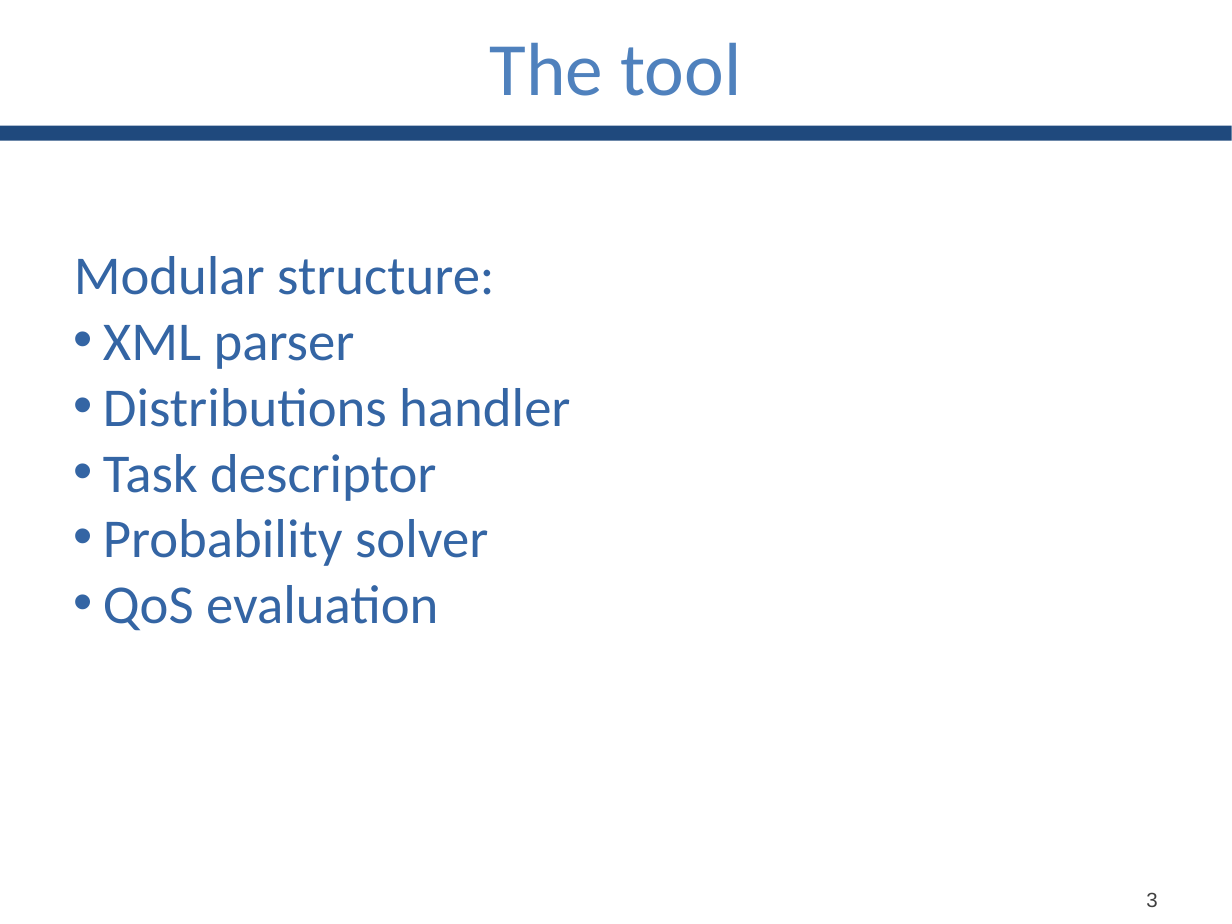
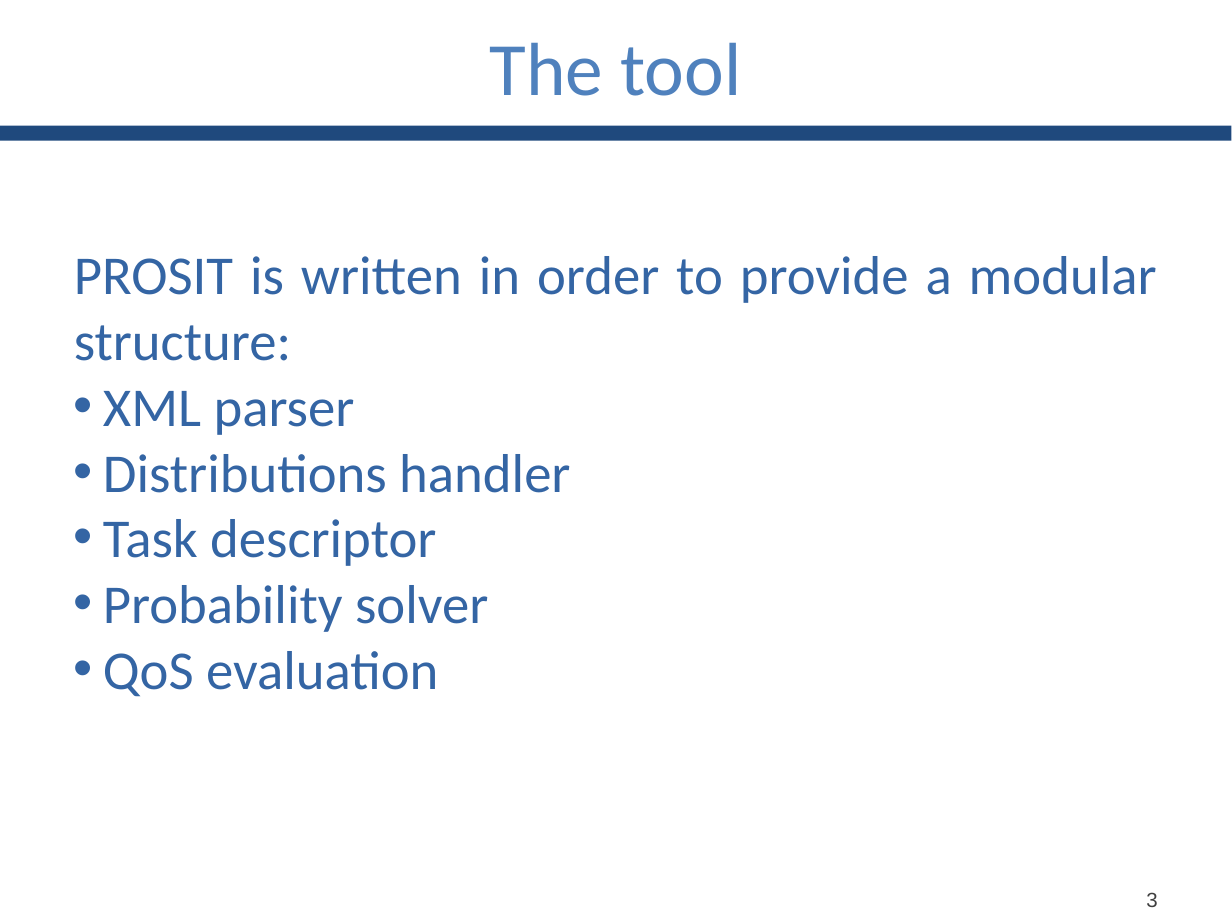
Before and after one commit to GianlucaBortoli/bachelorThesis, a slide deck: slide 7 of slides/slides.pptx. Drawn at 1232x924 pixels with LibreOffice and Linux fonts; fonts in the diff are those of the drawing. Boxes give left, top, right and bottom in pixels: in the first picture for what was removed or moved away, otherwise in the second. Text is boxed around its words. In the diff, an @@ line names an element or a change of style, - is before the commit and + after.

```diff
--- a/slides/slides.pptx
+++ b/slides/slides.pptx
@@ text at (74, 256, 1157, 361): text changed @@
-Modular structure:
+PROSIT is written in order to provide a modular structure:
```
Also in this commit, not shown: 5 other slides changed.
